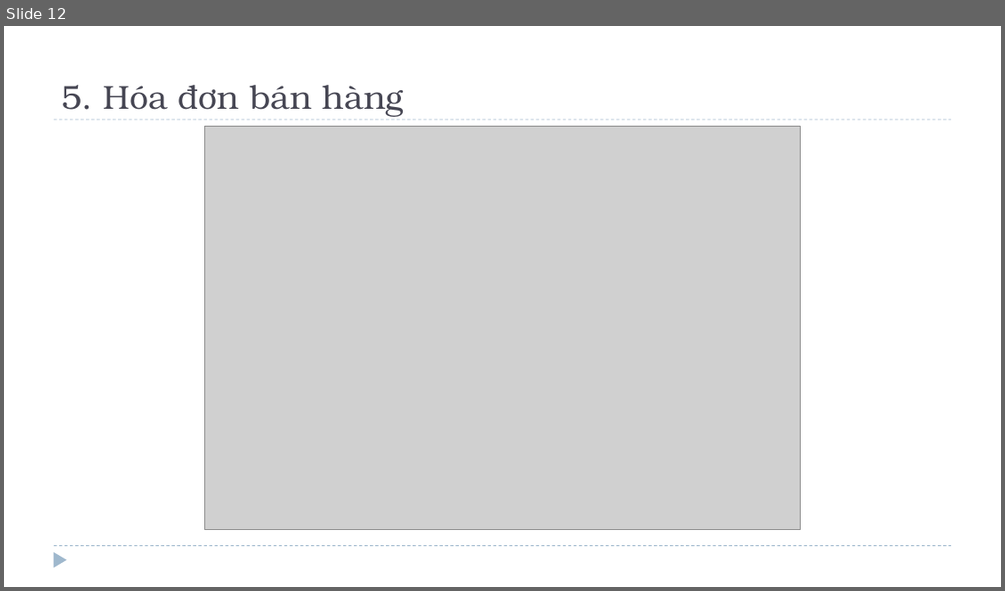
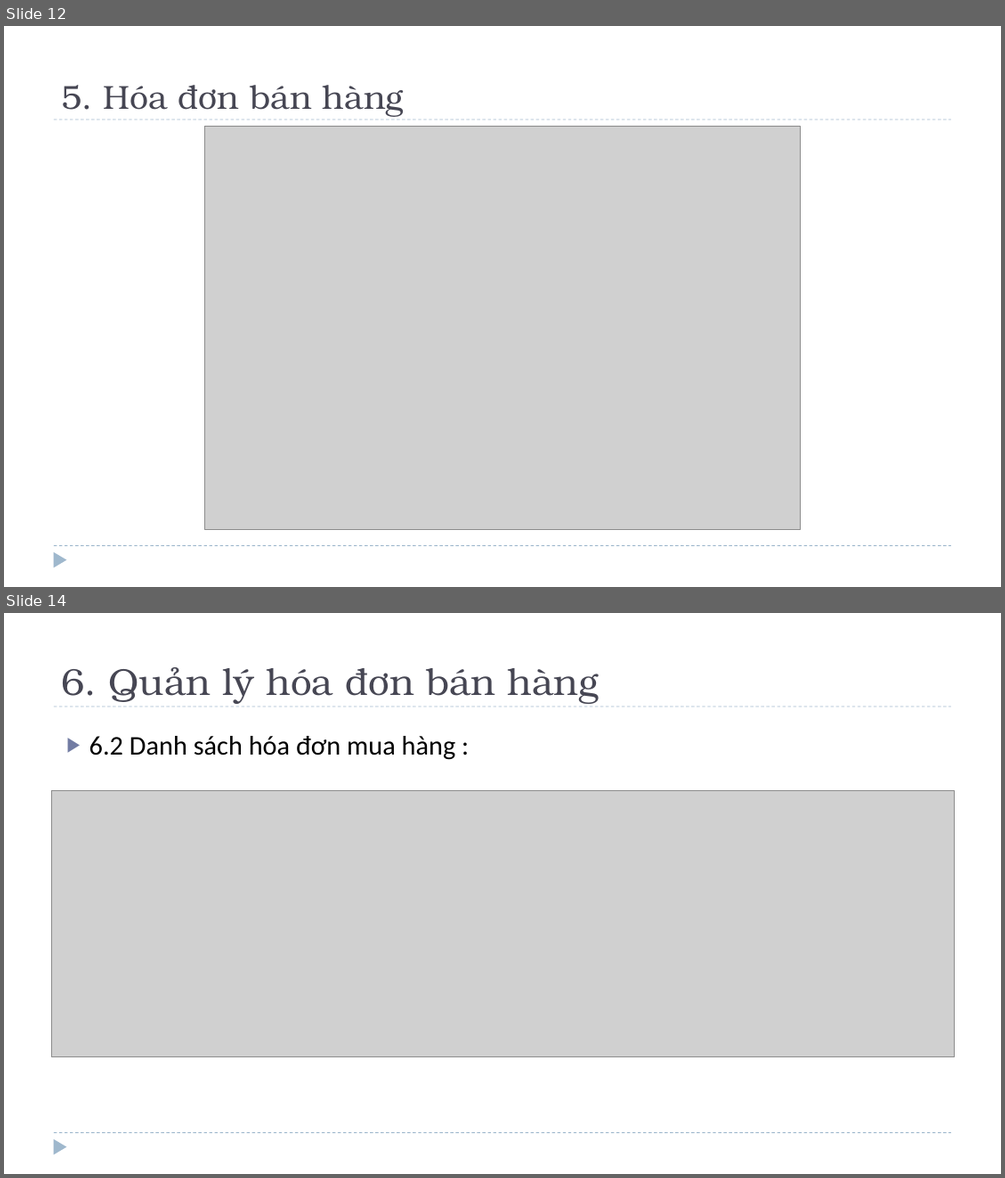
Before and after one commit to ProjectEJB/Project, a slide deck: SaleManager/Tài Liệu/ThuyetTrinh.pptx. Shown one above the other, each under a label of ours: slide 12 before the commit, slides 12 and 14 after it; the slides between them are not shown. The pictures are 1005x591 and 1005x1178 pixels, drawn with LibreOffice and Linux fonts; fonts in the diff are those of the drawing; grey boxes stand for pictures. Boxes give left, top, right and bottom in pixels: in the first picture for what was removed or moved away, otherwise in the second. Text is boxed around its words. In the diff, an @@ line names an element or a change of style, - is before the commit and + after.

```diff
--- a/SaleManager/Tài Liệu/ThuyetTrinh.pptx
+++ b/SaleManager/Tài Liệu/ThuyetTrinh.pptx
@@ slide 14 added at [4,613,1001,1174], background #FFFFFF; not listed: 3 template elements that a slide beside it also shows @@
@@ title added at [61,667,599,704], 36 pt, text #464653 @@
+6. Quản lý hóa đơn bán hàng
@@ text added at [89,736,456,760], 26 pt, text #000000 @@
+▶ 6.2 Danh sách hóa đơn mua hàng :
@@ picture added at [51,791,954,1056] @@
```
Also in this commit, not shown: 2 slides changed, 11 other slides added, 1 slide removed, 2 other files.
